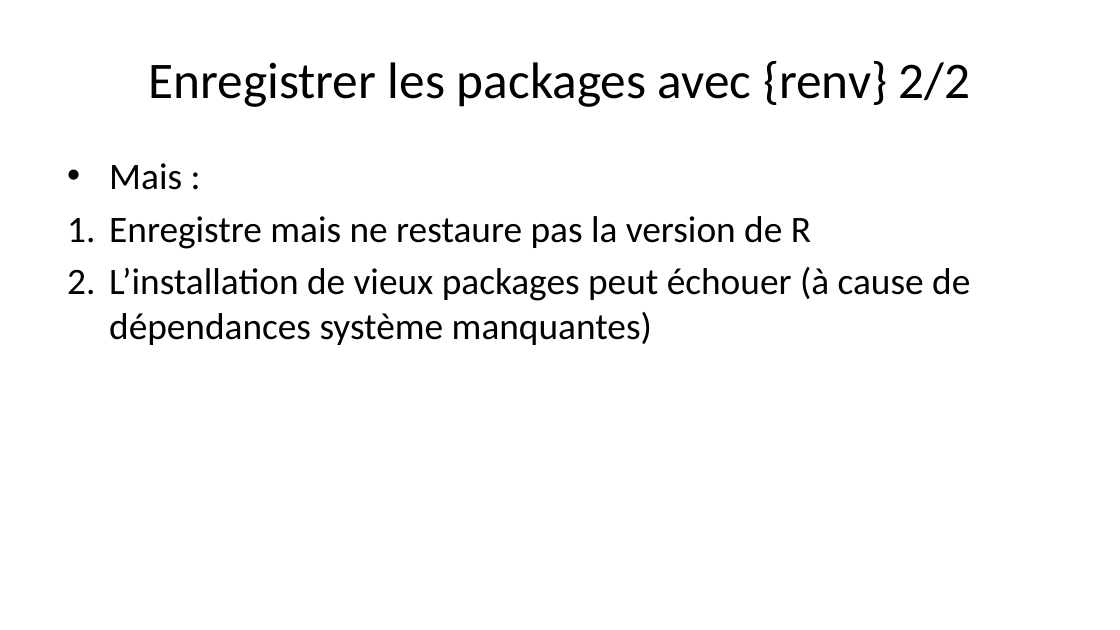
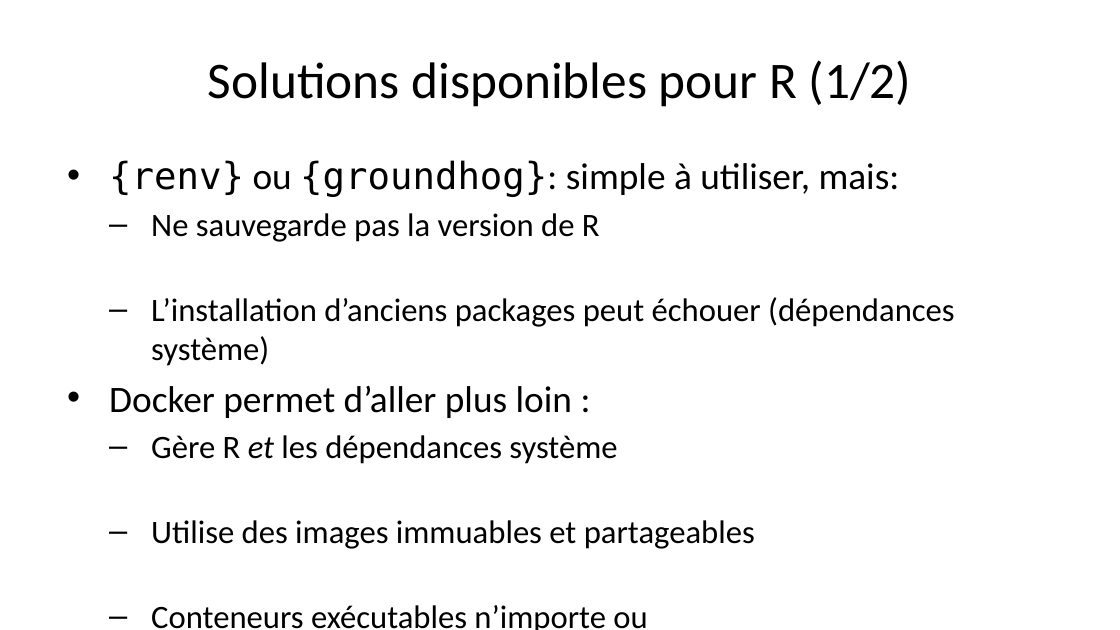
Before and after one commit to b-rodrigues/repro_rrr, a slide deck: slide 6 of docs/index.pptx (slide 12 before the commit). Drawn at 1120x630 pixels with LibreOffice and Linux fonts; fonts in the diff are those of the drawing. Boxes give left, top, right and bottom in pixels: in the first picture for what was removed or moved away, otherwise in the second. Text is boxed around its words. In the diff, an @@ line names an element or a change of style, - is before the commit and + after.

```diff
--- a/docs/index.pptx
+++ b/docs/index.pptx
@@ title at <box>208,60,912,107</box>: text changed @@
-Enregistrer les packages avec {renv} 2/2
+Solutions disponibles pour R (1/2)
@@ text at <box>109,160,955,630</box>: text changed; size 24 to 21 pt @@
-• Mais :
-1. Enregistre mais ne restaure pas la version de R
-2. L’installation de vieux packages peut échouer (à cause de dépendances système manquantes)
+• {renv} ou {groundhog}: simple à utiliser, mais:
+  – Ne sauvegarde pas la version de R
+  – L’installation d’anciens packages peut échouer (dépendances système)
+• Docker permet d’aller plus loin :
+  – Gère R et les dépendances système
+  – Utilise des images immuables et partageables
+  – Conteneurs exécutables n’importe ou
```
Also in this commit, not shown: 7 other slides changed, 1 slide added, 11 slides removed, 12 other files.
